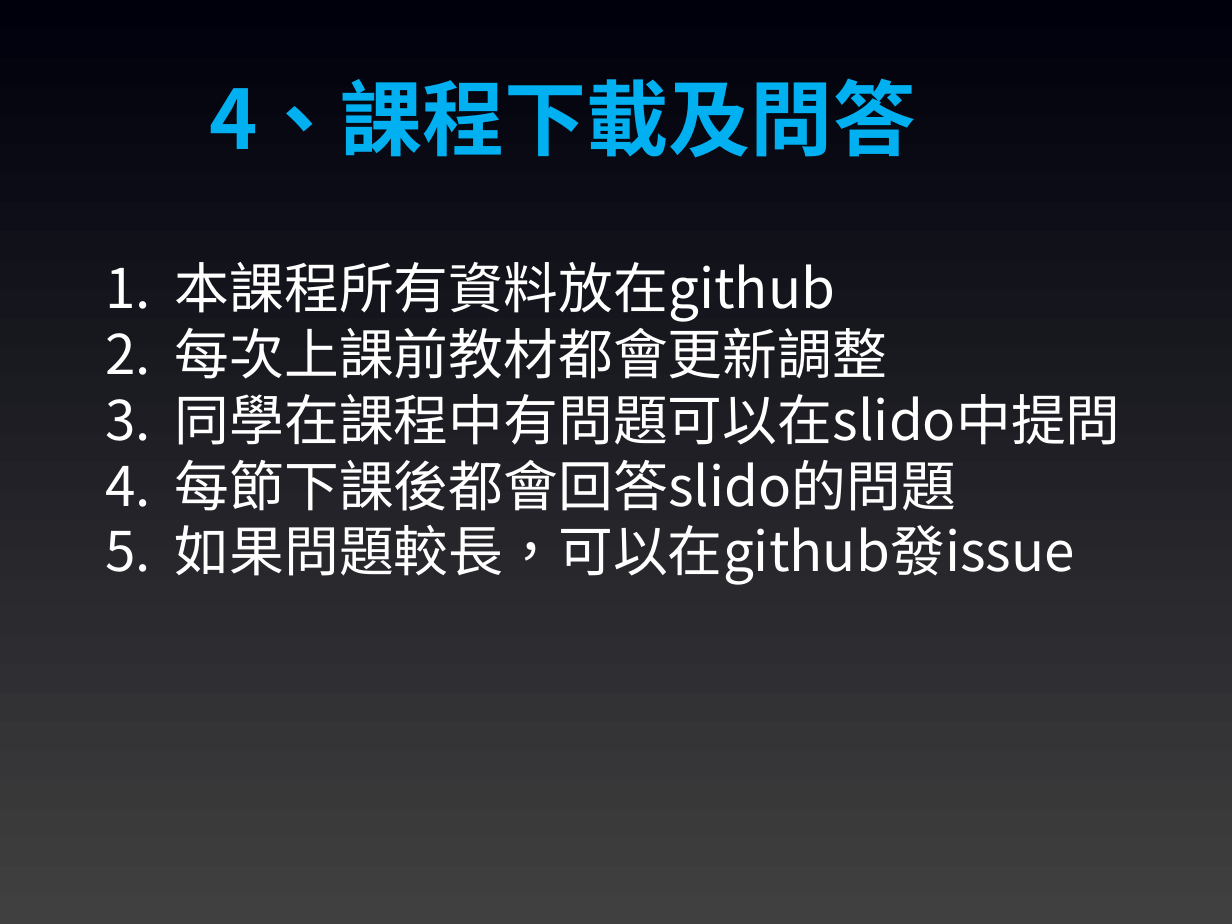
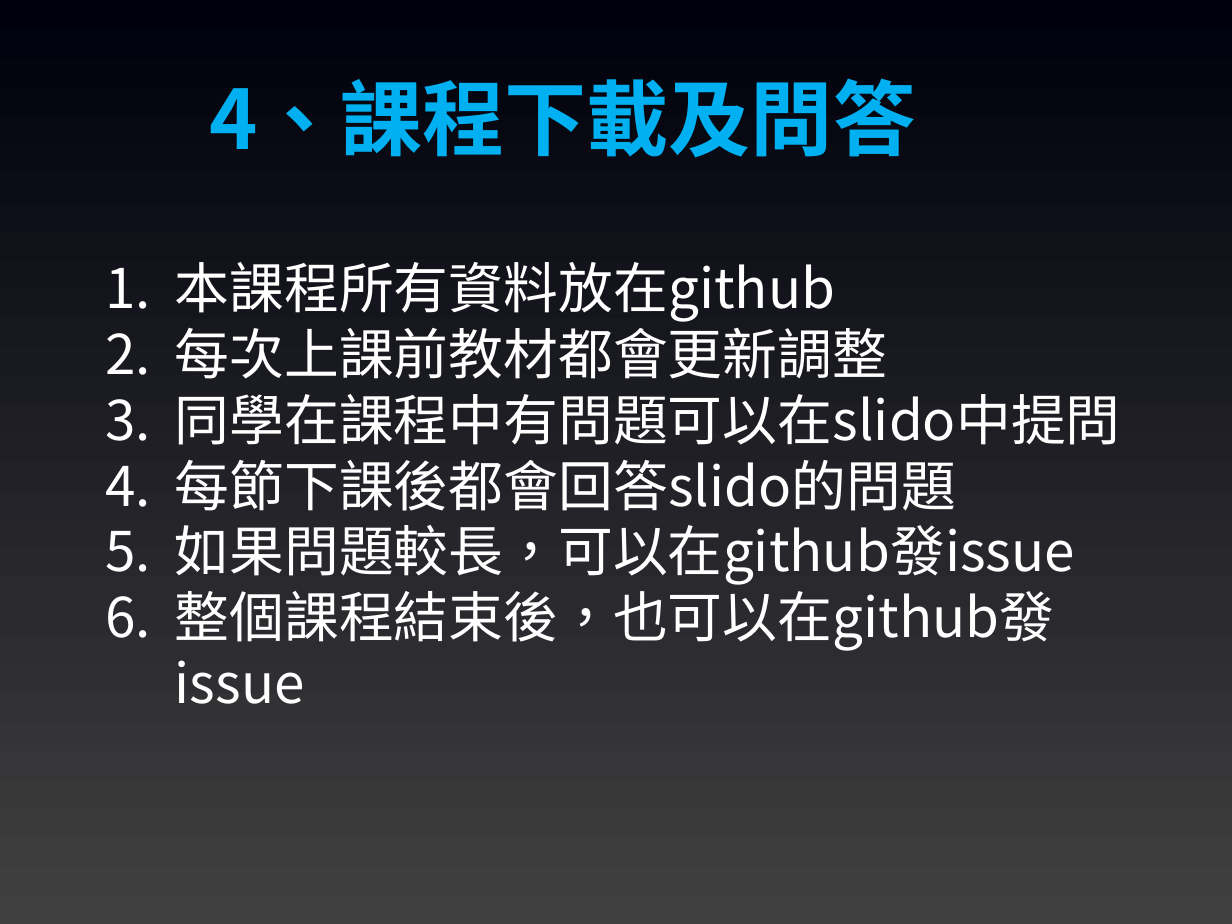
Before and after one commit to joshhu/sculinebot2024, a slide deck: slide 6 of Slides/00. 課程介紹.pptx. Drawn at 1232x924 pixels with LibreOffice and Linux fonts; fonts in the diff are those of the drawing. Boxes give left, top, right and bottom in pixels: in the first picture for what was removed or moved away, otherwise in the second. Text is boxed around its words. In the diff, an @@ line names an element or a change of style, - is before the commit and + after.

```diff
--- a/Slides/00. 課程介紹.pptx
+++ b/Slides/00. 課程介紹.pptx
@@ text at [175, 581, 1055, 651]: paragraph added @@
+6. 整個課程結束後，也可以在github發issue
```
Also in this commit, not shown: 6 other files.
